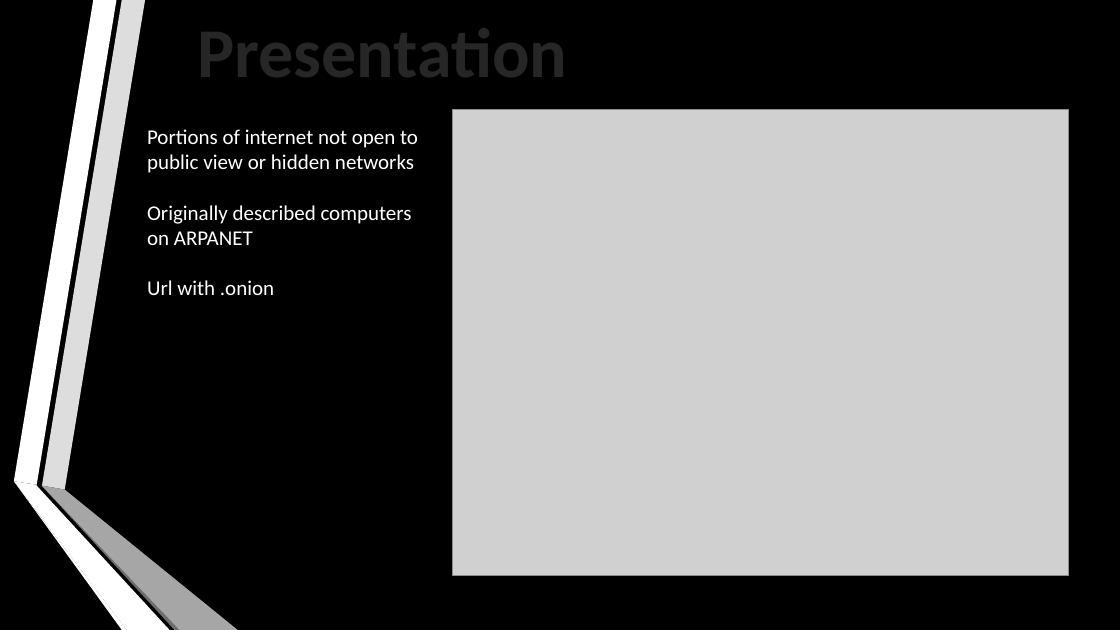
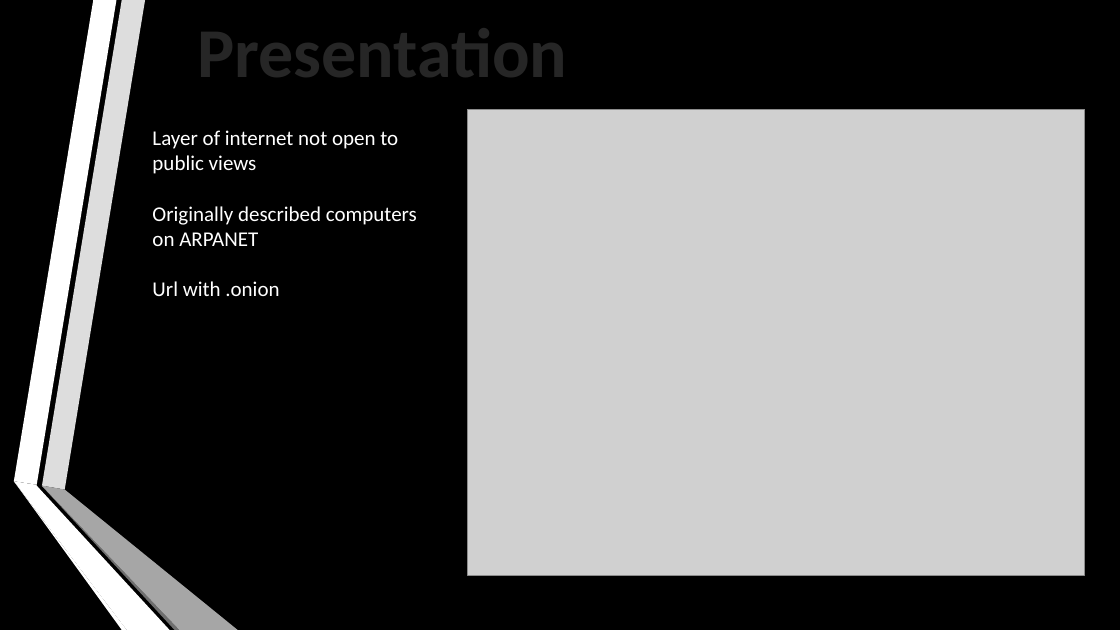
Before and after one commit to Sam-Litz/Info-BTS-SN-IR, a slide deck: slide 3 of BTS 1er année/Anglais/Dark Net/Concept of the DarkNet.pptx. Drawn at 1120x630 pixels with LibreOffice and Linux fonts; fonts in the diff are those of the drawing; grey boxes stand for pictures; background and template pictures are left out. Boxes give left, top, right and bottom in pixels: in the first picture for what was removed or moved away, otherwise in the second. Text is boxed around its words. In the diff, an @@ line names an element or a change of style, - is before the commit and + after.

```diff
--- a/BTS 1er année/Anglais/Dark Net/Concept of the DarkNet.pptx
+++ b/BTS 1er année/Anglais/Dark Net/Concept of the DarkNet.pptx
@@ picture: place and size @@
-picture at (452, 109, 1069, 576)
+picture at (468, 109, 1085, 576)
@@ text at (152, 130, 417, 296): text changed @@
-Portions of internet not open to public view or hidden networks
-Originally described computers on ARPANET
-Url with .onion
+Layer of internet not open to public views
+Originally described computers on ARPANET
+Url with .onion
```
Also in this commit, not shown: 3 other slides changed, 2 slides added, 1 slide removed.
